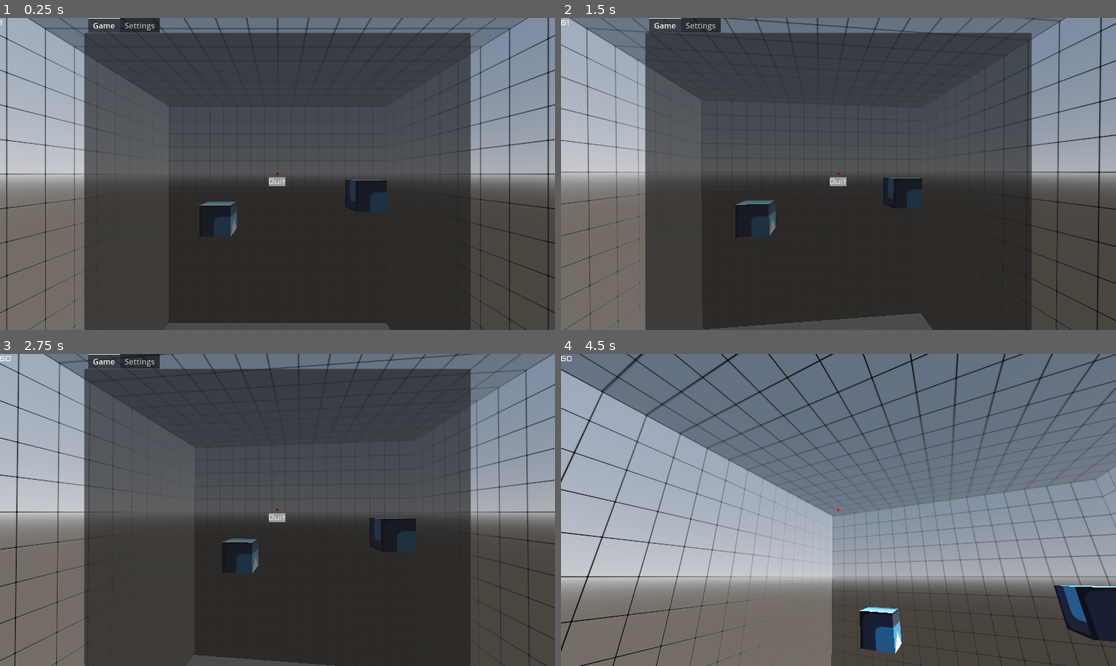
Above: before the commit, frames 1-4 (two rows, left to right).
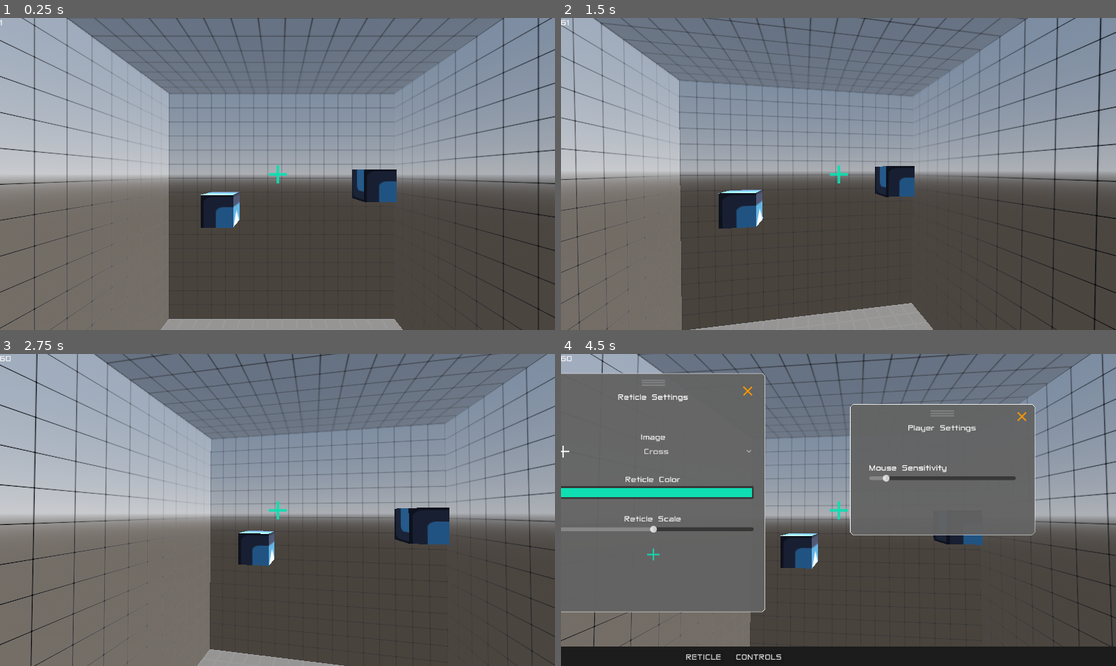
Above: after the commit, the same moments.

Repository: stumpynub/AimTrainerGodaim
Game: Godot game, scene res://scenes/scenerios/scenerio_crazy_cubes.tscn
Same seed, same stepped clock (60 frames per second), same inputs: the game is played once before the commit and once after it. The engine's default icon, where the game draws it, is replaced by a stand-in: a white triangle on a blue panel in a dark square.
Inputs (mouse positions are in pixels of both pictures, inside the frame that each line leads up to):
- Up to frame 1 (0.25 s): no input
- Up to frame 2 (1.5 s): tap Enter (ui_accept) at 0.5, 0.77, 1.25 s; move the mouse to (810, 236) at 0.52 s; hold W (up) from 0.53 s (still down); click (810, 236) at 0.6 s; move the mouse to (877, 177) at 1.27 s; click (877, 177) at 1.35 s
- Up to frame 3 (2.75 s): keep holding W (up); tap Enter (ui_accept) at 1.52, 2 s; move the mouse to (233, 506) at 2.02 s; right-click (233, 506) at 2.1 s; click (233, 506) at 2.3 s
- Up to frame 4 (4.5 s): tap Enter (ui_accept) at 2.75, 3.02, 3.5, 3.77 s; move the mouse to (844, 510) at 2.77 s; release W (up) at 2.78 s; hold A (left) 2.78-3.53 s; tap Ctrl (crouch) at 2.85 s; click (844, 510) at 3.05 s; move the mouse to (816, 503) at 3.52 s; hold W (up) 3.53-4.25 s; hold Shift (sprint) 3.53-4.25 s; click (816, 503) at 3.8 s; tap Escape (menu) at 4.15 s; click (655, 382) at 4.27 s

The runs differ from the first frame. In frame 1, 69% of the frame differs, in the area x 0-100%, y 0-100%; in frame 2, 67%; in frame 3, 68%; in frame 4, 74%.

Commit message:
ui changes

Diff:
--- a/assets/theme.tres
+++ b/assets/theme.tres
@@ -2,9 +2,10 @@
 
 [ext_resource type="FontFile" uid="uid://bo7dby5evgex7" path="res://assets/fonts/Anita semi square.ttf" id="1_gm22n"]
 
-[sub_resource type="StyleBoxFlat" id="StyleBoxFlat_0pre6"]
+[sub_resource type="StyleBoxFlat" id="StyleBoxFlat_ak885"]
+bg_color = Color(0, 0, 0, 0.862745)
 
 [resource]
 Button/fonts/font = ExtResource("1_gm22n")
-Button/styles/normal = SubResource("StyleBoxFlat_0pre6")
 Label/fonts/font = ExtResource("1_gm22n")
+TabContainer/styles/panel = SubResource("StyleBoxFlat_ak885")
--- a/project.godot
+++ b/project.godot
@@ -21,7 +21,6 @@
 
 [display]
 
-window/size/mode=3
 window/vsync/vsync_mode=0
 
 [input]
--- a/scenes/levels/main.tscn
+++ b/scenes/scenerios/main.tscn
@@ -1,13 +1,13 @@
 [gd_scene load_steps=15 format=3 uid="uid://cpkq4dij3d6vf"]
 
-[ext_resource type="Texture2D" uid="uid://bjt71rlmshtio" path="res://assets/src/logo.png" id="1_wua64"]
-[ext_resource type="PackedScene" uid="uid://b7y5xmt660wt3" path="res://scenes/player.tscn" id="2_qww2c"]
-[ext_resource type="PackedScene" uid="uid://dd1inopnm13m3" path="res://scenes/ui/news.tscn" id="2_yw2j2"]
-[ext_resource type="Texture2D" uid="uid://bcx7gh8xiduk2" path="res://assets/backgrounds/night.exr" id="3_5bdqe"]
-[ext_resource type="PackedScene" uid="uid://ig31frwu1h8l" path="res://scenes/targets/enemy.tscn" id="4_widby"]
-[ext_resource type="Material" uid="uid://cgdkqar5mvrvw" path="res://assets/materials/grid_transparent.tres" id="5_3omwl"]
-[ext_resource type="PackedScene" uid="uid://c6sn1dsp2w22a" path="res://scenes/targets/spawner.tscn" id="7_hc76a"]
-[ext_resource type="PackedScene" uid="uid://b8sal0moppk73" path="res://scenes/targets/target_popcorn.tscn" id="8_kfwj8"]
+[ext_resource type="Texture2D" uid="uid://bjt71rlmshtio" path="res://assets/src/logo.png" id="1_i3pyv"]
+[ext_resource type="PackedScene" uid="uid://dd1inopnm13m3" path="res://scenes/ui/news.tscn" id="2_vgxuv"]
+[ext_resource type="Texture2D" uid="uid://bcx7gh8xiduk2" path="res://assets/backgrounds/night.exr" id="3_5c8i8"]
+[ext_resource type="PackedScene" uid="uid://b7y5xmt660wt3" path="res://scenes/player.tscn" id="4_4p7xv"]
+[ext_resource type="PackedScene" uid="uid://ig31frwu1h8l" path="res://scenes/targets/enemy.tscn" id="5_vwki0"]
+[ext_resource type="PackedScene" uid="uid://c6sn1dsp2w22a" path="res://scenes/targets/spawner.tscn" id="6_cskkp"]
+[ext_resource type="PackedScene" uid="uid://b8sal0moppk73" path="res://scenes/targets/target_popcorn.tscn" id="7_j7ixt"]
+[ext_resource type="Material" uid="uid://cgdkqar5mvrvw" path="res://assets/materials/grid_transparent.tres" id="8_wyy1l"]
 
 [sub_resource type="ViewportTexture" id="ViewportTexture_nmn16"]
 viewport_path = NodePath("NewZone/MeshInstance3D/SubViewport")
--- a/scenes/scenerios/scenerio_crazy_cubes.tscn
+++ b/scenes/scenerios/scenerio_crazy_cubes.tscn
@@ -20,7 +20,7 @@
 [node name="CrazyCubes" type="Node3D"]
 
 [node name="Player" parent="." instance=ExtResource("2_tckui")]
-transform = Transform3D(1, 0, 0, 0, 1, 0, 0, 0, 1, 0, 3, 7)
+transform = Transform3D(1, 0, 0, 0, 1, 0, 0, 0, 1, -0.284773, 2.28255, 6.44776)
 enable_movement = false
 
 [node name="WorldEnvironment" type="WorldEnvironment" parent="."]
--- a/scenes/ui/settings.tscn
+++ b/scenes/ui/settings.tscn
@@ -1,12 +1,16 @@
-[gd_scene load_steps=8 format=3 uid="uid://bvxiq1xo1p1j5"]
+[gd_scene load_steps=10 format=3 uid="uid://bvxiq1xo1p1j5"]
 
 [ext_resource type="Theme" uid="uid://bsxf0otie5016" path="res://assets/theme.tres" id="1_amped"]
 [ext_resource type="Script" path="res://scripts/ui/ui_settings.gd" id="2_3thbb"]
 [ext_resource type="Texture2D" uid="uid://cjheknmnawhfq" path="res://assets/reticles/dot.png" id="2_ji1vt"]
+[ext_resource type="PackedScene" uid="uid://c56ndi646prqv" path="res://scenes/ui/ui_settings_panel.tscn" id="3_i64wq"]
 [ext_resource type="Texture2D" uid="uid://fq2lt45t4ph" path="res://assets/reticles/cross.png" id="4_kupv1"]
 [ext_resource type="Texture2D" uid="uid://da542fl87vpfk" path="res://assets/reticles/chevron.png" id="5_qntyo"]
 [ext_resource type="Texture2D" uid="uid://dusx8uygtsa3u" path="res://assets/reticles/hollow_dot.png" id="6_0f4bp"]
 [ext_resource type="Script" path="res://scenes/util/ezcfg.gd" id="7_k8bej"]
+
+[sub_resource type="StyleBoxFlat" id="StyleBoxFlat_fius2"]
+bg_color = Color(0.109804, 0.109804, 0.109804, 1)
 
 [node name="Settings" type="Control"]
 layout_mode = 3
@@ -19,6 +23,7 @@
 script = ExtResource("2_3thbb")
 
 [node name="TabContainer" type="TabContainer" parent="."]
+visible = false
 layout_mode = 1
 anchors_preset = 15
 anchor_right = 1.0
@@ -38,35 +43,75 @@
 layout_mode = 2
 text = "Quit"
 
-[node name="Settings" type="CenterContainer" parent="TabContainer"]
+[node name="SettingsContainer" type="HBoxContainer" parent="TabContainer"]
 visible = false
 layout_mode = 2
-
-[node name="SettingsContainer" type="HBoxContainer" parent="TabContainer/Settings"]
-layout_mode = 2
 theme_override_constants/separation = 100
-
-[node name="ReticleSettingsVContainer" type="VBoxContainer" parent="TabContainer/Settings/SettingsContainer"]
+alignment = 1
+
+[node name="GraphicsSettingsVContainer" type="VBoxContainer" parent="TabContainer/SettingsContainer"]
 layout_mode = 2
 theme_override_constants/separation = 32
-alignment = 2
-
-[node name="Label" type="Label" parent="TabContainer/Settings/SettingsContainer/ReticleSettingsVContainer"]
+
+[node name="Label" type="Label" parent="TabContainer/SettingsContainer/GraphicsSettingsVContainer"]
+layout_mode = 2
+text = "GraphicSettings"
+
+[node name="MarginContainer" type="MarginContainer" parent="TabContainer/SettingsContainer/GraphicsSettingsVContainer"]
+layout_mode = 2
+
+[node name="VsyncCheckBox" type="CheckBox" parent="TabContainer/SettingsContainer/GraphicsSettingsVContainer"]
+unique_name_in_owner = true
+layout_mode = 2
+text = "V-Sync"
+icon_alignment = 1
+
+[node name="Scenerios" type="ScrollContainer" parent="TabContainer"]
+visible = false
+layout_mode = 2
+
+[node name="SceneriosVContainer" type="VBoxContainer" parent="TabContainer/Scenerios"]
+custom_minimum_size = Vector2(500, 1000)
+layout_mode = 2
+size_flags_horizontal = 6
+
+[node name="ReticlePanel" parent="." instance=ExtResource("3_i64wq")]
+layout_mode = 1
+anchor_left = -0.0347222
+anchor_top = 0.0617284
+anchor_right = 0.368056
+anchor_bottom = 0.82716
+
+[node name="ReticleSettingsVContainer" type="VBoxContainer" parent="ReticlePanel"]
+layout_mode = 1
+anchors_preset = 15
+anchor_right = 1.0
+anchor_bottom = 1.0
+offset_left = 24.0
+offset_top = 40.0
+offset_right = -24.0
+offset_bottom = -8.00003
+grow_horizontal = 2
+grow_vertical = 2
+theme_override_constants/separation = 32
+
+[node name="Label" type="Label" parent="ReticlePanel/ReticleSettingsVContainer"]
 layout_mode = 2
 text = "Reticle Settings"
-
-[node name="MarginContainer" type="MarginContainer" parent="TabContainer/Settings/SettingsContainer/ReticleSettingsVContainer"]
-layout_mode = 2
-
-[node name="ReticleImagesOptionVContainer" type="VBoxContainer" parent="TabContainer/Settings/SettingsContainer/ReticleSettingsVContainer"]
-layout_mode = 2
-
-[node name="Label" type="Label" parent="TabContainer/Settings/SettingsContainer/ReticleSettingsVContainer/ReticleImagesOptionVContainer"]
+horizontal_alignment = 1
+
+[node name="MarginContainer" type="MarginContainer" parent="ReticlePanel/ReticleSettingsVContainer"]
+layout_mode = 2
+
+[node name="ReticleImagesOptionVContainer" type="VBoxContainer" parent="ReticlePanel/ReticleSettingsVContainer"]
+layout_mode = 2
+
+[node name="Label" type="Label" parent="ReticlePanel/ReticleSettingsVContainer/ReticleImagesOptionVContainer"]
 layout_mode = 2
 text = "Image"
 horizontal_alignment = 1
 
-[node name="ReticleImagesOption" type="OptionButton" parent="TabContainer/Settings/SettingsContainer/ReticleSettingsVContainer/ReticleImagesOptionVContainer"]
+[node name="ReticleImagesOption" type="OptionButton" parent="ReticlePanel/ReticleSettingsVContainer/ReticleImagesOptionVContainer"]
 unique_name_in_owner = true
 layout_mode = 2
 flat = true
@@ -86,55 +131,75 @@
 popup/item_3/icon = ExtResource("6_0f4bp")
 popup/item_3/id = 3
 
-[node name="ReticleColorPickerVContainer" type="VBoxContainer" parent="TabContainer/Settings/SettingsContainer/ReticleSettingsVContainer"]
-layout_mode = 2
-
-[node name="Label" type="Label" parent="TabContainer/Settings/SettingsContainer/ReticleSettingsVContainer/ReticleColorPickerVContainer"]
+[node name="ReticleColorPickerVContainer" type="VBoxContainer" parent="ReticlePanel/ReticleSettingsVContainer"]
+layout_mode = 2
+
+[node name="Label" type="Label" parent="ReticlePanel/ReticleSettingsVContainer/ReticleColorPickerVContainer"]
 layout_mode = 2
 text = "Reticle Color
 "
-
-[node name="ColorPickerButton" type="ColorPickerButton" parent="TabContainer/Settings/SettingsContainer/ReticleSettingsVContainer/ReticleColorPickerVContainer"]
+horizontal_alignment = 1
+
+[node name="ColorPickerButton" type="ColorPickerButton" parent="ReticlePanel/ReticleSettingsVContainer/ReticleColorPickerVContainer"]
 unique_name_in_owner = true
 layout_mode = 2
 theme = ExtResource("1_amped")
 text = "dfasdf"
 
-[node name="ReticleScaleVContainer" type="VBoxContainer" parent="TabContainer/Settings/SettingsContainer/ReticleSettingsVContainer"]
-layout_mode = 2
-
-[node name="Label" type="Label" parent="TabContainer/Settings/SettingsContainer/ReticleSettingsVContainer/ReticleScaleVContainer"]
+[node name="ReticleScaleVContainer" type="VBoxContainer" parent="ReticlePanel/ReticleSettingsVContainer"]
+layout_mode = 2
+
+[node name="Label" type="Label" parent="ReticlePanel/ReticleSettingsVContainer/ReticleScaleVContainer"]
 layout_mode = 2
 text = "Reticle Scale
 "
-
-[node name="ReticleScaleSlider" type="HSlider" parent="TabContainer/Settings/SettingsContainer/ReticleSettingsVContainer/ReticleScaleVContainer"]
+horizontal_alignment = 1
+
+[node name="ReticleScaleSlider" type="HSlider" parent="ReticlePanel/ReticleSettingsVContainer/ReticleScaleVContainer"]
 unique_name_in_owner = true
 layout_mode = 2
 max_value = 3.0
 step = 0.1
 value = 1.0
 
-[node name="PlayerSettingsVContainer" type="VBoxContainer" parent="TabContainer/Settings/SettingsContainer"]
-layout_mode = 2
+[node name="ReticlePreview" type="TextureRect" parent="ReticlePanel/ReticleSettingsVContainer"]
+unique_name_in_owner = true
+layout_mode = 2
+texture = ExtResource("2_ji1vt")
+stretch_mode = 3
+
+[node name="ControlsPanel" parent="." instance=ExtResource("3_i64wq")]
+layout_mode = 1
+anchor_left = 0.520833
+anchor_top = 0.160494
+anchor_right = 0.854167
+anchor_bottom = 0.580247
+
+[node name="PlayerSettingsVContainer" type="VBoxContainer" parent="ControlsPanel"]
+layout_mode = 0
+offset_left = 40.0
+offset_top = 40.0
+offset_right = 344.0
+offset_bottom = 224.0
 theme_override_constants/separation = 32
 
-[node name="Label" type="Label" parent="TabContainer/Settings/SettingsContainer/PlayerSettingsVContainer"]
+[node name="Label" type="Label" parent="ControlsPanel/PlayerSettingsVContainer"]
 layout_mode = 2
 text = "Player Settings"
-
-[node name="MarginContainer" type="MarginContainer" parent="TabContainer/Settings/SettingsContainer/PlayerSettingsVContainer"]
-layout_mode = 2
-
-[node name="SensitivityVContainer" type="VBoxContainer" parent="TabContainer/Settings/SettingsContainer/PlayerSettingsVContainer"]
-layout_mode = 2
-
-[node name="Label" type="Label" parent="TabContainer/Settings/SettingsContainer/PlayerSettingsVContainer/SensitivityVContainer"]
+horizontal_alignment = 1
+
+[node name="MarginContainer" type="MarginContainer" parent="ControlsPanel/PlayerSettingsVContainer"]
+layout_mode = 2
+
+[node name="SensitivityVContainer" type="VBoxContainer" parent="ControlsPanel/PlayerSettingsVContainer"]
+layout_mode = 2
+
+[node name="Label" type="Label" parent="ControlsPanel/PlayerSettingsVContainer/SensitivityVContainer"]
 layout_mode = 2
 text = "Mouse Sensitivity
 "
 
-[node name="SensitivitySlider" type="HSlider" parent="TabContainer/Settings/SettingsContainer/PlayerSettingsVContainer/SensitivityVContainer"]
+[node name="SensitivitySlider" type="HSlider" parent="ControlsPanel/PlayerSettingsVContainer/SensitivityVContainer"]
 unique_name_in_owner = true
 layout_mode = 2
 min_value = 0.01
@@ -142,29 +207,37 @@
 step = 0.01
 value = 1.01
 
-[node name="GraphicsSettingsVContainer" type="VBoxContainer" parent="TabContainer/Settings/SettingsContainer"]
-layout_mode = 2
-theme_override_constants/separation = 32
-
-[node name="Label" type="Label" parent="TabContainer/Settings/SettingsContainer/GraphicsSettingsVContainer"]
-layout_mode = 2
-text = "GraphicSettings"
-
-[node name="MarginContainer" type="MarginContainer" parent="TabContainer/Settings/SettingsContainer/GraphicsSettingsVContainer"]
-layout_mode = 2
-
-[node name="VsyncCheckBox" type="CheckBox" parent="TabContainer/Settings/SettingsContainer/GraphicsSettingsVContainer"]
-unique_name_in_owner = true
-layout_mode = 2
-text = "V-Sync"
-icon_alignment = 1
-
 [node name="EzCfg" type="Node" parent="."]
 script = ExtResource("7_k8bej")
 
+[node name="Panel" type="Panel" parent="."]
+layout_mode = 0
+offset_top = 608.0
+offset_right = 1152.0
+offset_bottom = 648.0
+theme_override_styles/panel = SubResource("StyleBoxFlat_fius2")
+
+[node name="ReticleMenuButton" type="Button" parent="Panel"]
+layout_mode = 0
+offset_left = 256.0
+offset_top = 8.0
+offset_right = 338.0
+offset_bottom = 35.0
+text = "RETICLE"
+
+[node name="ReticleMenuButton2" type="Button" parent="Panel"]
+layout_mode = 0
+offset_left = 360.0
+offset_top = 8.0
+offset_right = 442.0
+offset_bottom = 35.0
+text = "CONTROLS"
+
 [connection signal="pressed" from="TabContainer/Game/VBoxContainer/QuitButton" to="." method="_on_quit_button_pressed"]
-[connection signal="item_selected" from="TabContainer/Settings/SettingsContainer/ReticleSettingsVContainer/ReticleImagesOptionVContainer/ReticleImagesOption" to="." method="_on_reticle_images_option_item_selected"]
-[connection signal="color_changed" from="TabContainer/Settings/SettingsContainer/ReticleSettingsVContainer/ReticleColorPickerVContainer/ColorPickerButton" to="." method="_on_color_picker_button_color_changed"]
-[connection signal="value_changed" from="TabContainer/Settings/SettingsContainer/ReticleSettingsVContainer/ReticleScaleVContainer/ReticleScaleSlider" to="." method="_on_h_slider_value_changed"]
-[connection signal="value_changed" from="TabContainer/Settings/SettingsContainer/PlayerSettingsVContainer/SensitivityVContainer/SensitivitySlider" to="." method="_on_sensitivity_slider_value_changed"]
-[connection signal="toggled" from="TabContainer/Settings/SettingsContainer/GraphicsSettingsVContainer/VsyncCheckBox" to="." method="_on_vsync_check_box_toggled"]
+[connection signal="toggled" from="TabContainer/SettingsContainer/GraphicsSettingsVContainer/VsyncCheckBox" to="." method="_on_vsync_check_box_toggled"]
+[connection signal="item_selected" from="ReticlePanel/ReticleSettingsVContainer/ReticleImagesOptionVContainer/ReticleImagesOption" to="." method="_on_reticle_images_option_item_selected"]
+[connection signal="color_changed" from="ReticlePanel/ReticleSettingsVContainer/ReticleColorPickerVContainer/ColorPickerButton" to="." method="_on_color_picker_button_color_changed"]
+[connection signal="value_changed" from="ReticlePanel/ReticleSettingsVContainer/ReticleScaleVContainer/ReticleScaleSlider" to="." method="_on_h_slider_value_changed"]
+[connection signal="value_changed" from="ControlsPanel/PlayerSettingsVContainer/SensitivityVContainer/SensitivitySlider" to="." method="_on_sensitivity_slider_value_changed"]
+[connection signal="pressed" from="Panel/ReticleMenuButton" to="." method="_on_reticle_menu_button_pressed"]
+[connection signal="pressed" from="Panel/ReticleMenuButton2" to="." method="_on_reticle_menu_button_2_pressed"]
--- /dev/null
+++ b/scenes/ui/ui_senereo_item.tscn
@@ -0,0 +1,52 @@
+[gd_scene load_steps=4 format=3 uid="uid://bnht6a7cfthe2"]
+
+[ext_resource type="Texture2D" uid="uid://bjt71rlmshtio" path="res://assets/src/logo.png" id="1_5qrlm"]
+[ext_resource type="Script" path="res://scripts/ui/ui_senereo_item.gd" id="1_je5qf"]
+
+[sub_resource type="StyleBoxFlat" id="StyleBoxFlat_4hekr"]
+bg_color = Color(0.0431373, 0.0431373, 0.0431373, 1)
+corner_radius_top_left = 5
+corner_radius_top_right = 5
+corner_radius_bottom_right = 5
+corner_radius_bottom_left = 5
+
+[node name="UISenereoItem" type="Control"]
+custom_minimum_size = Vector2(384, 128)
+layout_mode = 3
+anchor_right = 0.333333
+anchor_bottom = 0.197531
+offset_left = -192.0
+offset_right = -192.0
+grow_horizontal = 2
+grow_vertical = 2
+mouse_force_pass_scroll_events = false
+script = ExtResource("1_je5qf")
+metadata/_edit_use_anchors_ = true
+
+[node name="Panel" type="Panel" parent="."]
+layout_mode = 0
+anchor_right = 1.0
+anchor_bottom = 1.0
+theme_override_styles/panel = SubResource("StyleBoxFlat_4hekr")
+metadata/_edit_use_anchors_ = true
+
+[node name="TextureRect" type="TextureRect" parent="."]
+layout_mode = 2
+anchor_right = 1.0
+anchor_bottom = 1.0
+pivot_offset = Vector2(48, 56)
+texture = ExtResource("1_5qrlm")
+stretch_mode = 4
+metadata/_edit_use_anchors_ = true
+
+[node name="Label" type="Label" parent="."]
+layout_mode = 2
+anchor_left = 0.5
+anchor_top = 0.0625
+anchor_right = 0.6875
+anchor_bottom = 0.265625
+text = "scenerio"
+metadata/_edit_use_anchors_ = true
+
+[connection signal="mouse_entered" from="." to="." method="_on_mouse_entered"]
+[connection signal="mouse_exited" from="." to="." method="_on_mouse_exited"]
--- /dev/null
+++ b/scenes/ui/ui_settings_panel.tscn
@@ -0,0 +1,57 @@
+[gd_scene load_steps=5 format=3 uid="uid://c56ndi646prqv"]
+
+[ext_resource type="Script" path="res://scripts/ui/ui_settings_panel.gd" id="1_lv5si"]
+[ext_resource type="Texture2D" uid="uid://fq2lt45t4ph" path="res://assets/reticles/cross.png" id="1_pqkha"]
+[ext_resource type="Texture2D" uid="uid://iimjt3srn03f" path="res://assets/images/grabber.png" id="3_wep3d"]
+
+[sub_resource type="StyleBoxFlat" id="StyleBoxFlat_26vva"]
+bg_color = Color(0.388235, 0.388235, 0.388235, 0.956863)
+border_width_left = 1
+border_width_top = 1
+border_width_right = 1
+border_width_bottom = 1
+border_color = Color(1, 1, 1, 1)
+corner_radius_top_left = 5
+corner_radius_top_right = 5
+corner_radius_bottom_right = 5
+corner_radius_bottom_left = 5
+corner_detail = 1
+
+[node name="Panel" type="Panel"]
+anchors_preset = -1
+anchor_right = 0.333333
+anchor_bottom = 0.419753
+theme_override_styles/panel = SubResource("StyleBoxFlat_26vva")
+script = ExtResource("1_lv5si")
+metadata/_edit_use_anchors_ = true
+
+[node name="CloseButton" type="TextureButton" parent="."]
+modulate = Color(1, 0.6, 0, 1)
+layout_mode = 2
+anchor_left = 0.895833
+anchor_top = 0.0477941
+anchor_right = 0.960938
+anchor_bottom = 0.139706
+grow_horizontal = 0
+rotation = -0.785397
+pivot_offset = Vector2(13, 13)
+texture_normal = ExtResource("1_pqkha")
+metadata/_edit_use_anchors_ = true
+
+[node name="CenterContainer" type="CenterContainer" parent="."]
+layout_mode = 1
+anchors_preset = 10
+anchor_right = 1.0
+offset_bottom = 40.0
+grow_horizontal = 2
+mouse_filter = 2
+
+[node name="GrabButton" type="TextureButton" parent="CenterContainer"]
+self_modulate = Color(0.505882, 0.505882, 0.505882, 1)
+layout_mode = 2
+button_mask = 3
+texture_normal = ExtResource("3_wep3d")
+
+[connection signal="pressed" from="CloseButton" to="." method="_on_close_button_pressed"]
+[connection signal="button_down" from="CenterContainer/GrabButton" to="." method="_on_grab_button_button_down"]
+[connection signal="button_up" from="CenterContainer/GrabButton" to="." method="_on_grab_button_button_up"]
--- a/scenes/util/ezcfg.gd
+++ b/scenes/util/ezcfg.gd
@@ -44,7 +44,7 @@
 		print("file found")
 		emit_signal("loaded")
 
-func get_value(section, key):
+func get_value(section, key, default=0):
 	# returns the request value from our cfg file
 	if is_file_found():
 		var file = get_file()
@@ -52,9 +52,9 @@
 		# if no value is found save a new value with the given params
 		# TODO: may not be desired outcome so make an option to not save
 		if !file.has_section_key(section, key):
-			file.set_value(section, key, 0)
+			file.set_value(section, key, default)
 			save_file()
-		return file.get_value(section, key, 0)
+		return file.get_value(section, key, default)
 
 func save_value(section, key, value):
 	if is_file_found():
--- /dev/null
+++ b/scripts/ui/ui_senereo_item.gd
@@ -0,0 +1,23 @@
+extends Control
+
+var path = ""
+var mouse_hovered = false
+
+
+func _process(delta):
+	if mouse_hovered and Input.is_action_just_pressed("BUTTON_LEFT"):
+		print(path)
+		get_tree().change_scene_to_file(path)
+
+func set_item(name, p):
+	path = p
+	$Label.text = name
+
+
+
+func _on_mouse_entered():
+	mouse_hovered = true
+
+
+func _on_mouse_exited():
+	mouse_hovered = false
--- a/scripts/ui/ui_settings.gd
+++ b/scripts/ui/ui_settings.gd
@@ -1,9 +1,29 @@
 extends Control
 
+@onready var scenerios_container = $TabContainer/Scenerios/SceneriosVContainer
 @onready var ezcfg: EzCfg = $EzCfg
+
+
+
 
 # Called when the node enters the scene tree for the first time.
 func _ready():
+	hide()
+
+	var dir = "res://scenes/scenerios/"
+	if DirAccess.dir_exists_absolute("res://scenes/scenerios/"):
+		for file in DirAccess.get_files_at("res://scenes/scenerios/"):
+
+			var instance = load("res://scenes/ui/ui_senereo_item.tscn")
+			var name = file.replace("_", " ")
+			var path = dir + str(file)
+			print(path)
+			name = name.replace(".tscn", "")
+			name = name.replace("scenerio ", "")
+			instance = instance.instantiate()
+			instance.set_item(name, path)
+			scenerios_container.add_child(instance)
+
 	init_values()
 
 
@@ -25,12 +45,13 @@
 
 
 func _on_reticle_images_option_item_selected(index):
+	update_reticle_preview()
 	print("selected")
 	ezcfg.save_value("reticle", "image", index)
 	Global.reticle.texture = %ReticleImagesOption.get_item_icon(index)
 
 func _on_color_picker_button_color_changed(color):
-
+	update_reticle_preview()
 	if is_instance_valid(Global.reticle):
 
 		Global.reticle.modulate = color
@@ -57,11 +78,25 @@
 
 func init_values():
 	%VsyncCheckBox.button_pressed = ezcfg.get_value("graphics", "vsync")
-	%SensitivitySlider.value = ezcfg.get_value("player", "sensitivity")
+	%SensitivitySlider.value = ezcfg.get_value("player", "sensitivity", 0.2)
 	%ReticleImagesOption.selected = ezcfg.get_value("reticle", "image")
-	%ColorPickerButton.color = ezcfg.get_value("reticle", "color")
-	%ReticleScaleSlider.value =  ezcfg.get_value("reticle", "scale")
+	%ColorPickerButton.color = ezcfg.get_value("reticle", "color", Color(1,1,1,1))
+	%ReticleScaleSlider.value =  ezcfg.get_value("reticle", "scale", 0.2)
+
 	Global.reticle.texture = %ReticleImagesOption.get_item_icon(ezcfg.get_value("reticle", "image"))
 	Global.reticle.modulate = %ColorPickerButton.color
 	Global.reticle.scale.x = ezcfg.get_value("reticle", "scale")
 	Global.reticle.scale.y = ezcfg.get_value("reticle", "scale")
+
+	update_reticle_preview()
+func _on_reticle_menu_button_pressed():
+	$ReticlePanel.show()
+	$ReticlePanel.move_to_front()
+
+func update_reticle_preview():
+	%ReticlePreview.modulate = %ColorPickerButton.color
+	%ReticlePreview.texture =  %ReticleImagesOption.get_item_icon(ezcfg.get_value("reticle", "image"))
+
+func _on_reticle_menu_button_2_pressed():
+	$ControlsPanel.show()
+	$ControlsPanel.move_to_front()
--- /dev/null
+++ b/scripts/ui/ui_settings_panel.gd
@@ -0,0 +1,27 @@
+extends Panel
+
+var grabbed = false
+var offset: Vector2
+# Called when the node enters the scene tree for the first time.
+func _ready():
+	pass # Replace with function body.
+
+
+# Called every frame. 'delta' is the elapsed time since the previous frame.
+func _process(delta):
+	if grabbed:
+		var new_pos =  get_global_mouse_position() + offset
+		global_position = new_pos
+
+func _on_close_button_pressed():
+	hide()
+
+
+func _on_grab_button_button_down():
+	move_to_front()
+	grabbed = true
+	offset = global_position - get_global_mouse_position()
+
+
+func _on_grab_button_button_up():
+		grabbed = false
--- a/settings.cfg
+++ b/settings.cfg
@@ -1,9 +1,9 @@
 [player]
 
-sensitivity=0.12
+sensitivity=0.2
 
 [reticle]
 
-scale=0.2
-color=Color(1, 0, 0, 1)
-image=0
+scale=1.5
+image=1
+color=Color(0.054902, 0.870588, 0.698039, 1)
Binary file added: assets/images/grabber.png
Not shown, added: assets/images/grabber.png.import
Not shown: 4 places in scenes/scenerios/main.tscn that only renumber resources
